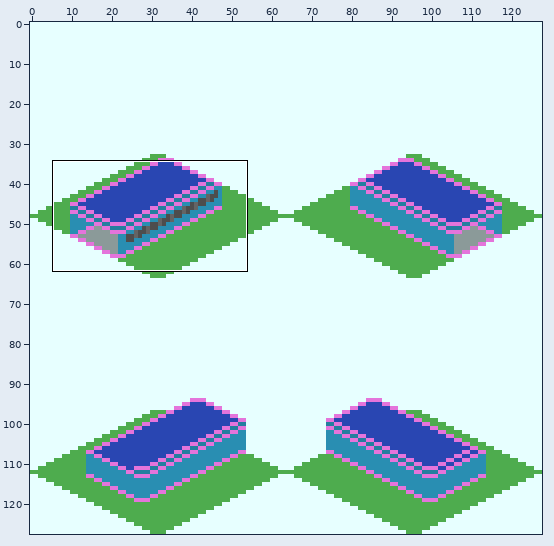
A sprite sheet gets an edit: Subway_Station_Gateway_ST_Default.png. Above, an overview of the earlier version with the close-up marked.
Close-up. Before:
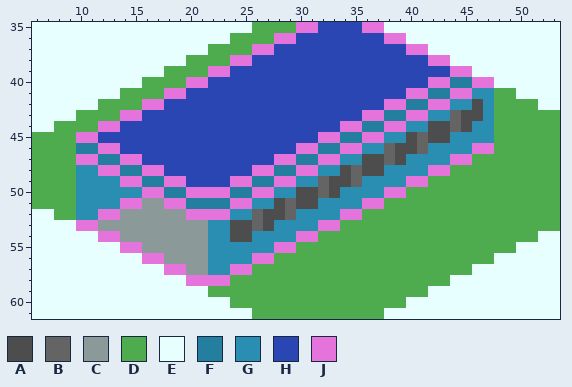
The file is 128x128 pixels. Shown: x 6..53, y 35..61. The commit also changed other parts of the picture, which this record leaves out.
Palette (. is transparent): A #4d4d4d  B #646464  C #8b9a99  D #4eac4e  E #e7ffff  F #247e9f  G #298eb2  H #2946b2  J #e474db
Pixels before, first column x 6:
35 EEEEEEEEEEEEEEEEEEEEDDDDJJHHHHJJEEEEEEEEEEEEEEEE
36 EEEEEEEEEEEEEEEEEEDDDDJJHHHHHHHHJJEEEEEEEEEEEEEE
37 EEEEEEEEEEEEEEEEDDDDJJHHHHHHHHHHHHJJEEEEEEEEEEEE
38 EEEEEEEEEEEEEEDDDDJJHHHHHHHHHHHHHHHHJJEEEEEEEEEE
39 EEEEEEEEEEEEDDDDJJHHHHHHHHHHHHHHHHHHHHJJEEEEEEEE
40 EEEEEEEEEEDDDDJJHHHHHHHHHHHHHHHHHHHHJJFFJJEEEEEE
41 EEEEEEEEDDDDJJHHHHHHHHHHHHHHHHHHHHJJFFJJGGDDEEEE
42 EEEEEEDDDDJJHHHHHHHHHHHHHHHHHHHHJJFFJJGGAGDDDDEE
43 EEEEDDDDJJHHHHHHHHHHHHHHHHHHHHJJFFJJGGBAAGDDDDDD
44 EEDDDDJJHHHHHHHHHHHHHHHHHHHHJJFFJJGGAABAGGDDDDDD
45 DDDDJJHHHHHHHHHHHHHHHHHHHHJJFFJJGGABAAGGGGDDDDDD
46 DDDDFFJJHHHHHHHHHHHHHHHHJJFFJJGGBAABGGGGJJDDDDDD
47 DDDDJJFFJJHHHHHHHHHHHHJJFFJJGGAABAGGGGJJDDDDDDDD
48 DDDDGGJJFFJJHHHHHHHHJJFFJJGGABAAGGGGJJDDDDDDDDDD
49 DDDDGGGGJJFFJJHHHHJJFFJJGGBAABGGGGJJDDDDDDDDDDDD
50 DDDDGGGGGGJJFFJJJJFFJJGGAABAGGGGJJDDDDDDDDDDDDDD
51 DDDDGGGGJJCCJJFFFFJJGGABAAGGGGJJDDDDDDDDDDDDDDDD
52 EEDDGGJJCCCCCCJJJJGGBAABGGGGJJDDDDDDDDDDDDDDDDDD
53 EEEEJJCCCCCCCCCCGGAABAGGGGJJDDDDDDDDDDDDDDDDDDDD
54 EEEEEEJJCCCCCCCCGGAAGGGGJJDDDDDDDDDDDDDDDDDDDDEE
55 EEEEEEEEJJCCCCCCGGGGGGJJDDDDDDDDDDDDDDDDDDDDEEEE
56 EEEEEEEEEEJJCCCCGGGGJJDDDDDDDDDDDDDDDDDDDDEEEEEE
57 EEEEEEEEEEEEJJCCGGJJDDDDDDDDDDDDDDDDDDDDEEEEEEEE
58 EEEEEEEEEEEEEEJJJJDDDDDDDDDDDDDDDDDDDDEEEEEEEEEE
59 EEEEEEEEEEEEEEEEDDDDDDDDDDDDDDDDDDDDEEEEEEEEEEEE
60 EEEEEEEEEEEEEEEEEEDDDDDDDDDDDDDDDDEEEEEEEEEEEEEE
61 EEEEEEEEEEEEEEEEEEEEDDDDDDDDDDDDEEEEEEEEEEEEEEEE
Now the later version:
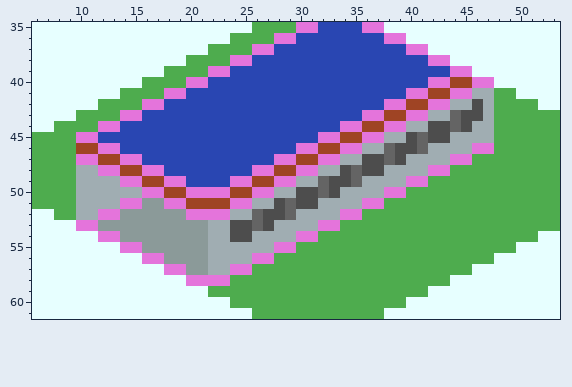
Changes in this commit:
{"colour":"F","old":"#247e9f","new":"#9f4424"}
{"colour":"G","old":"#298eb2","new":"#a0adb2"}
